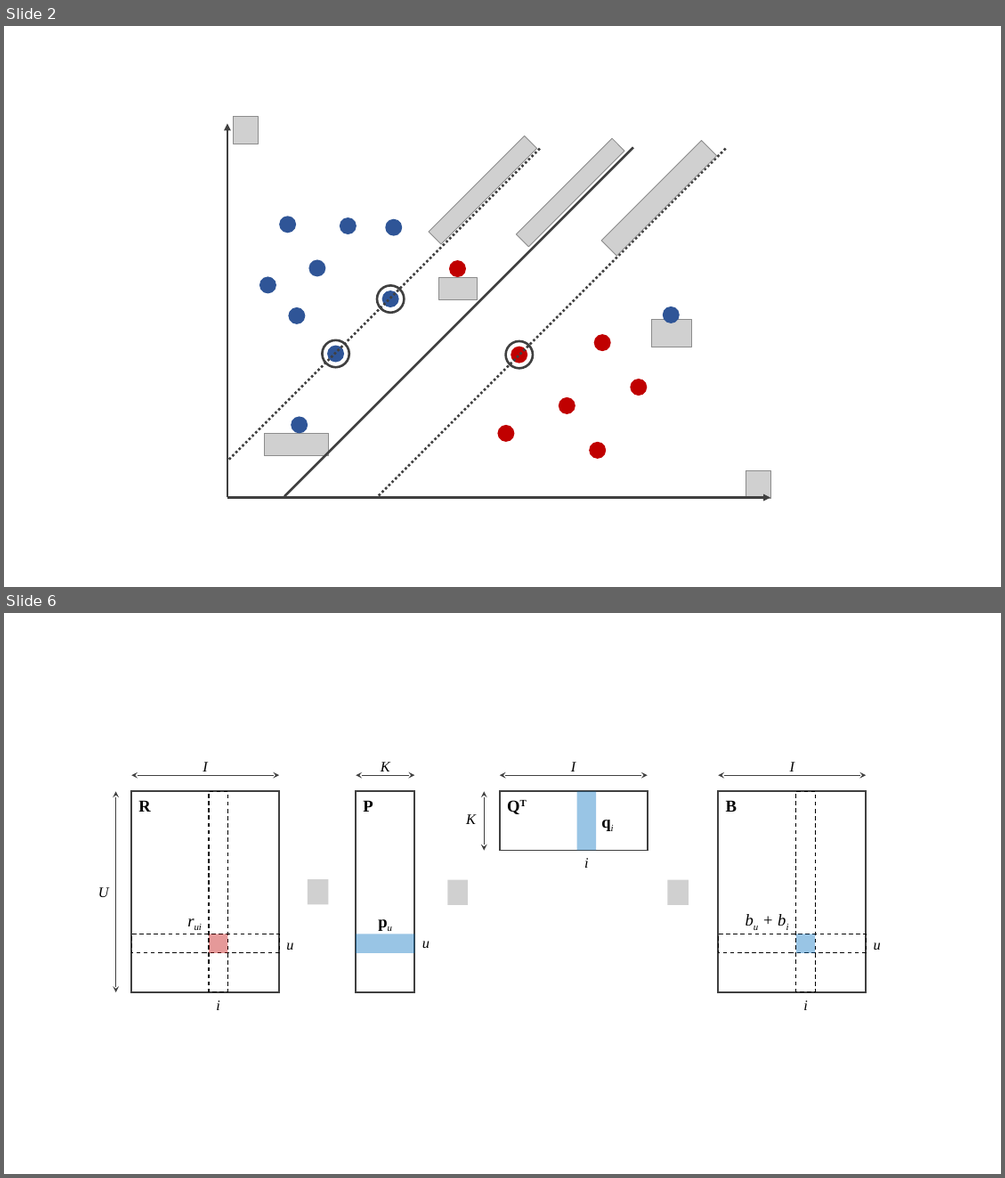
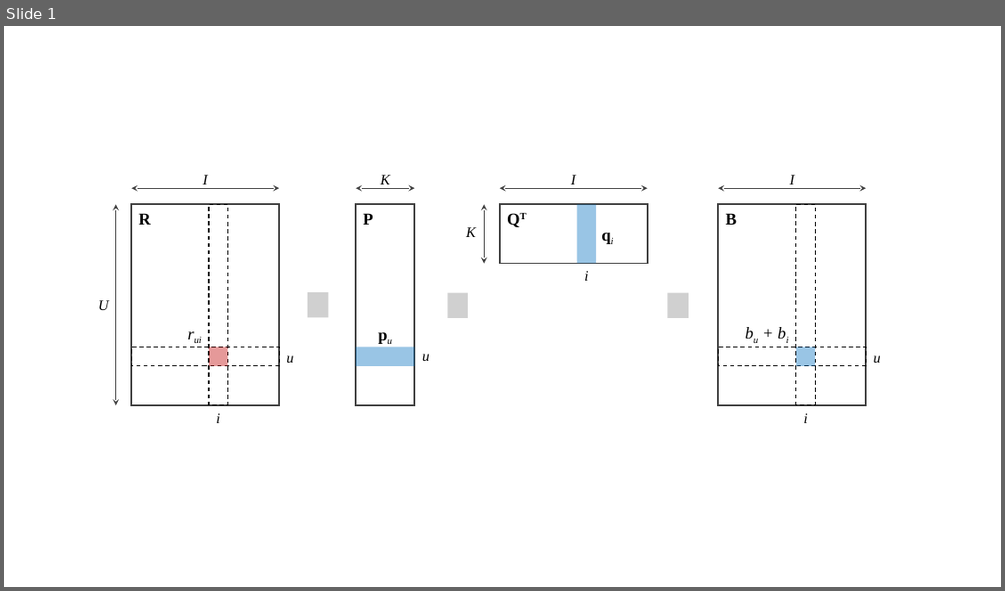
Before and after one commit to hungpq7/data-science, a slide deck: image/raw.pptx. Shown one above the other, each under a label of ours: slides 2 and 6 before the commit, slide 1 after it; the slides between them are not shown. The pictures are 1005x1178 and 1005x591 pixels, drawn with LibreOffice and Linux fonts; fonts in the diff are those of the drawing; grey boxes stand for pictures. Boxes give left, top, right and bottom in pixels: in the first picture for what was removed or moved away, otherwise in the second. Text is boxed around its words. In the diff, an @@ line names an element or a change of style, - is before the commit and + after.

```diff
--- a/image/raw.pptx
+++ b/image/raw.pptx
@@ slide 2 removed at bbox=[4, 26, 1001, 587], background #FFFFFF @@
@@ arrow removed from (227, 497) to (227, 123) @@
@@ picture removed at bbox=[234, 117, 259, 145] @@
@@ line removed from (540, 149) to (227, 461) @@
@@ line removed from (633, 147) to (284, 496) @@
@@ line removed from (726, 149) to (378, 496) @@
@@ picture removed at bbox=[429, 135, 537, 244] @@
@@ picture removed at bbox=[517, 138, 624, 247] @@
@@ picture removed at bbox=[601, 141, 716, 256] @@
@@ ellipse removed at bbox=[279, 216, 297, 233] @@
@@ ellipse removed at bbox=[340, 217, 357, 234] @@
@@ ellipse removed at bbox=[386, 219, 403, 236] @@
@@ ellipse removed at bbox=[309, 259, 326, 276] @@
@@ ellipse removed at bbox=[449, 260, 466, 277] @@
@@ ellipse removed at bbox=[259, 276, 277, 294] @@
@@ ellipse removed at bbox=[377, 286, 404, 313] @@
@@ ellipse removed at bbox=[382, 290, 399, 308] @@
@@ picture removed at bbox=[439, 277, 477, 300] @@
@@ ellipse removed at bbox=[288, 307, 306, 324] @@
@@ ellipse removed at bbox=[663, 306, 680, 323] @@
@@ ellipse removed at bbox=[322, 340, 348, 367] @@
@@ ellipse removed at bbox=[327, 346, 344, 362] @@
@@ ellipse removed at bbox=[506, 341, 533, 368] @@
@@ ellipse removed at bbox=[594, 334, 611, 351] @@
@@ picture removed at bbox=[651, 320, 691, 346] @@
@@ ellipse removed at bbox=[511, 346, 528, 363] @@
@@ ellipse removed at bbox=[558, 397, 576, 414] @@
@@ ellipse removed at bbox=[630, 379, 647, 396] @@
@@ ellipse removed at bbox=[291, 417, 308, 434] @@
@@ ellipse removed at bbox=[498, 425, 515, 442] @@
@@ picture removed at bbox=[264, 434, 329, 456] @@
@@ ellipse removed at bbox=[589, 442, 606, 459] @@
@@ picture removed at bbox=[745, 470, 770, 499] @@
@@ arrow removed from (227, 497) to (770, 497) @@
@@ what was slide 6 is now slide 1 @@
```
Also in this commit, not shown: 4 other slides removed.
